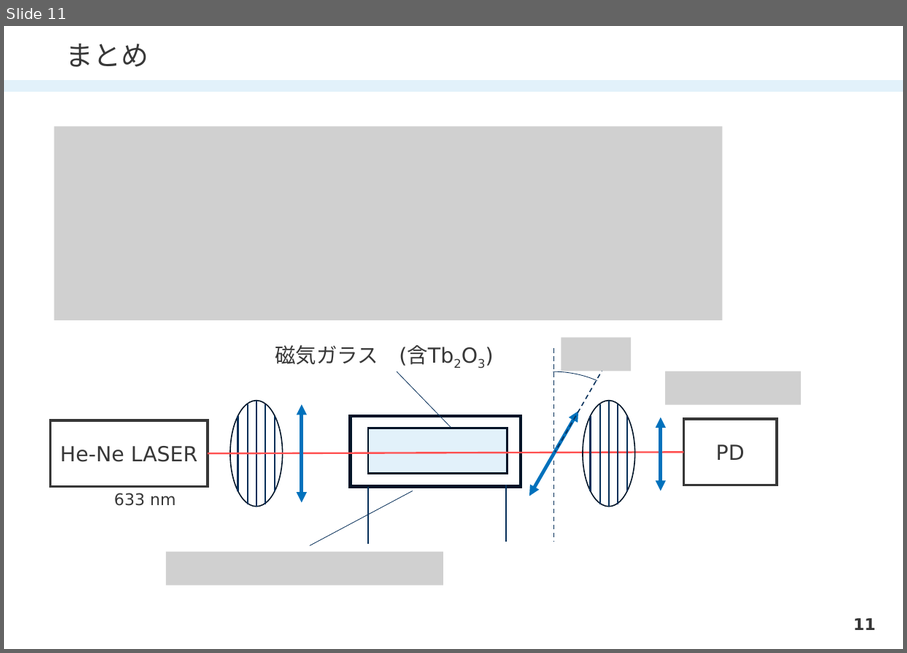
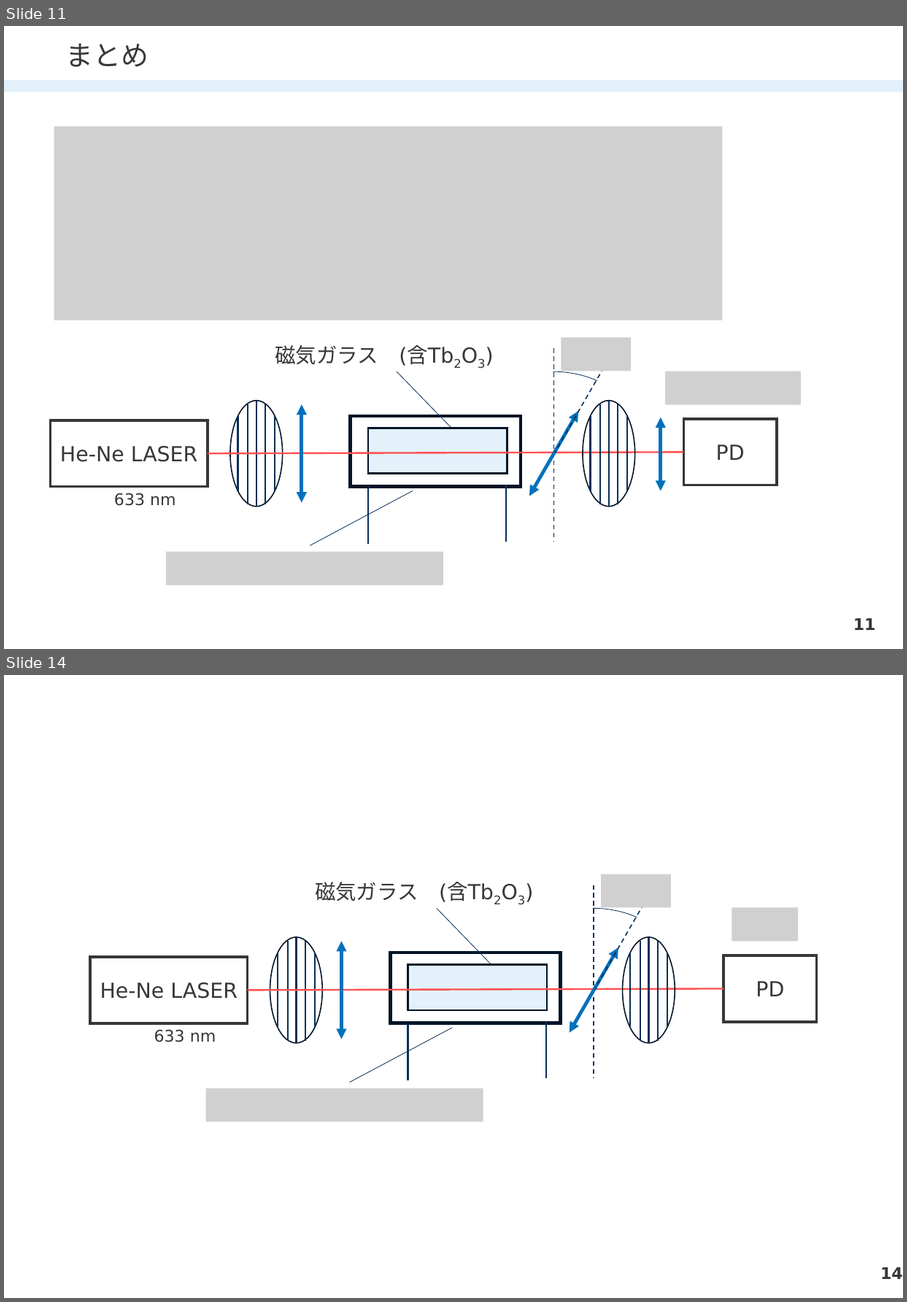
Before and after one commit to xiang-gong3944/----, a slide deck: 2024_11_29_Faraday/faraday.pptx. Shown one above the other, each under a label of ours: slide 11 before the commit, slides 11 and 14 after it; the slides between them are not shown. The pictures are 907x653 and 907x1302 pixels, drawn with LibreOffice and Linux fonts; fonts in the diff are those of the drawing; grey boxes stand for pictures. Boxes give left, top, right and bottom in pixels: in the first picture for what was removed or moved away, otherwise in the second. Text is boxed around its words. In the diff, an @@ line names an element or a change of style, - is before the commit and + after.

```diff
--- a/2024_11_29_Faraday/faraday.pptx
+++ b/2024_11_29_Faraday/faraday.pptx
@@ slide 14 added at bbox=[4, 675, 903, 1298], background #FFFFFF @@
@@ group added at bbox=[90, 874, 817, 1121]: 17 lines, 4 rectangles, 3 pictures, 2 ellipses, 2 texts, 2 double arrows, 1 arc (boxed as its full ellipse) @@
+He-Ne LASER
+PD
+633 nm
+磁気ガラス (含Tb2O3)
@@ page number added at bbox=[881, 1267, 903, 1279], 14 pt, text #373737, bold @@
+14
```
Also in this commit, not shown: 2 other slides added, 7 other files.
